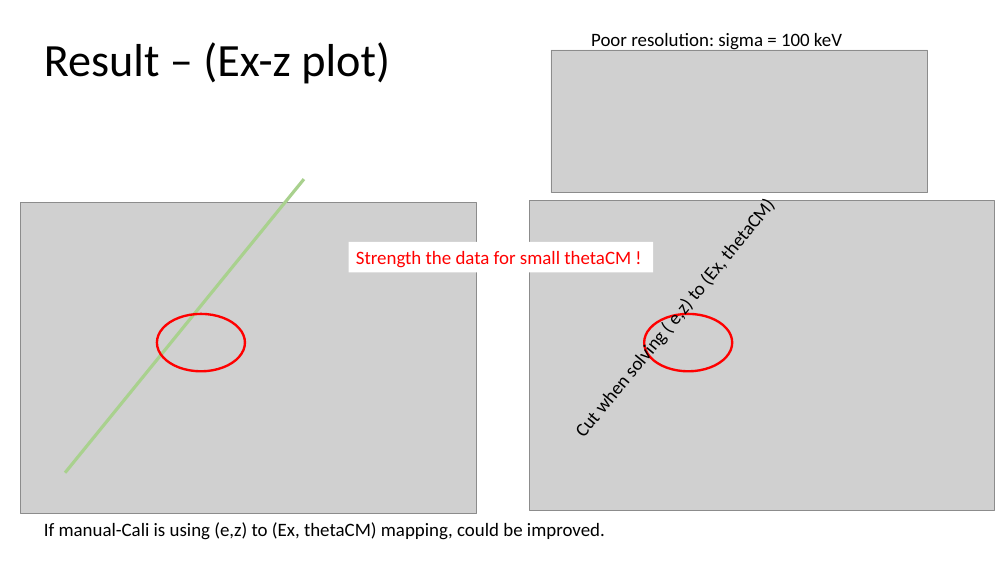
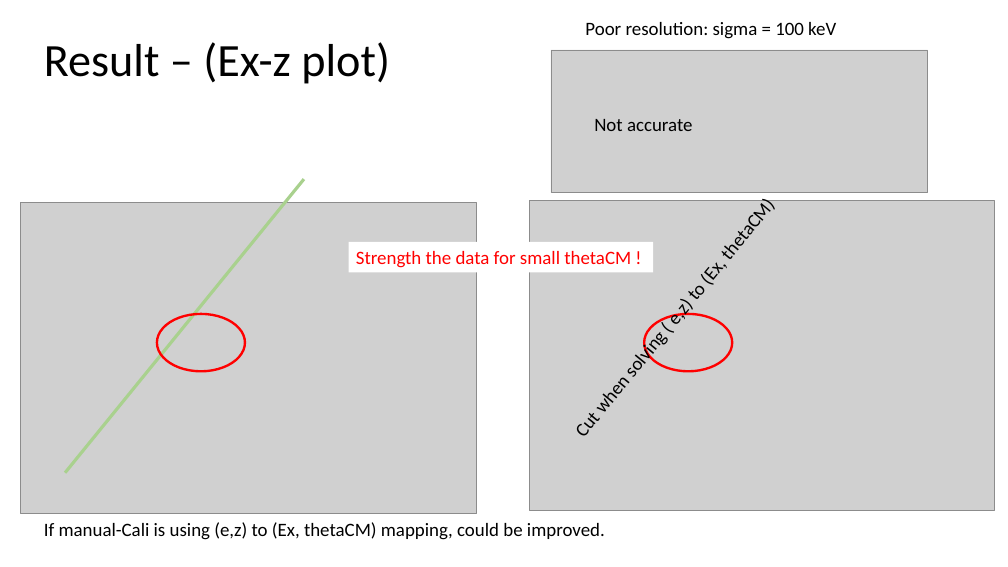
Before and after one commit to goluckyryan/HELIOS, a slide deck: slide 8 of Calibration/autoCali/documents/HELIOS AutoCalibration.pptx. Drawn at 1008x567 pixels with LibreOffice and Linux fonts; fonts in the diff are those of the drawing; grey boxes stand for pictures. Boxes give left, top, right and bottom in pixels: in the first picture for what was removed or moved away, otherwise in the second. Text is boxed around its words. In the diff, an @@ line names an element or a change of style, - is before the commit and + after.

```diff
--- a/Calibration/autoCali/documents/HELIOS AutoCalibration.pptx
+++ b/Calibration/autoCali/documents/HELIOS AutoCalibration.pptx
@@ text "Poor resolution: sigma = 100 ...": place and size @@
-text "Poor resolution: sigma = 100 ..." at [591,33,842,52]
+text "Poor resolution: sigma = 100 ..." at [585,22,836,39]
@@ text added at [594,119,693,131], 18 pt, text #000000 @@
+Not accurate
```
Also in this commit, not shown: 4 other slides changed, 1 slide added, 1 other file.
